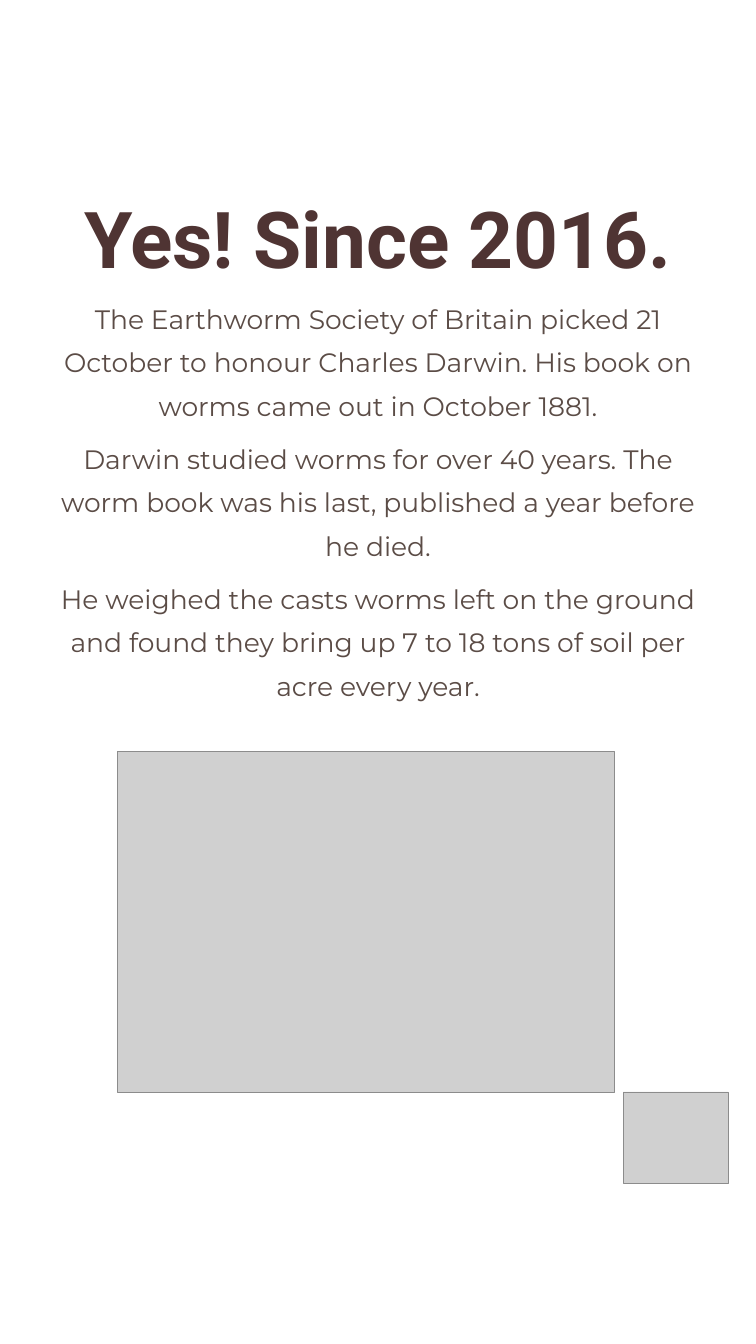
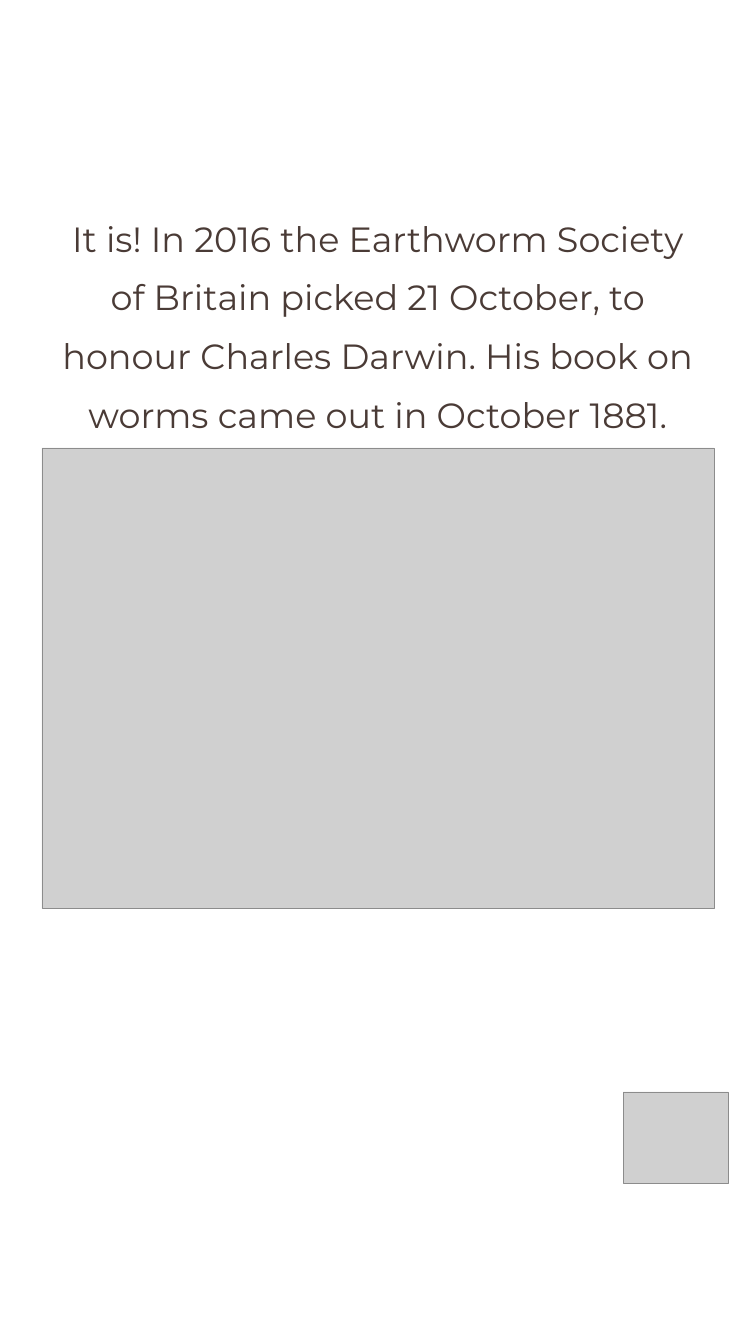
Before and after one commit to linneamoritznyc/final-SFWsite-Linnea, a slide deck: slide 2 of social/earthworm-day-2026-10-21/21-10-2026-wed-ig-story-earthworm.pptx. Drawn at 756x1344 pixels with LibreOffice and Linux fonts; fonts in the diff are those of the drawing; grey boxes stand for pictures. Boxes give left, top, right and bottom in pixels: in the first picture for what was removed or moved away, otherwise in the second. Text is boxed around its words. In the diff, an @@ line names an element or a change of style, - is before the commit and + after.

```diff
--- a/social/earthworm-day-2026-10-21/21-10-2026-wed-ig-story-earthworm.pptx
+++ b/social/earthworm-day-2026-10-21/21-10-2026-wed-ig-story-earthworm.pptx
@@ text "It is! In 2016 the ...": place and size @@
-text "It is! In 2016 the ..." at [64,309,692,416]
+text "It is! In 2016 the ..." at [62,226,693,428]
@@ text at [62,226,693,369]: text changed; size 28.5 to 37.5 pt; text colour #5B4C46 to #4A3B36 @@
-The Earthworm Society of Britain picked 21
-October to honour Charles Darwin. His book on
+It is! In 2016 the Earthworm Society
+of Britain picked 21 October, to
+honour Charles Darwin. His book on
@@ text removed at [84,210,671,269] @@
-Yes! Since 2016.
@@ text at [88,402,667,428]: size 28.5 to 37.5 pt, text colour #5B4C46 to #4A3B36 in "worms came out in October 1881."; line spacing 1.36 to 1.4 @@
@@ picture: place and size @@
-picture at [117,751,614,1092]
+picture at [42,448,714,909]
@@ text removed at [61,449,695,556] @@
-Darwin studied worms for over 40 years. The
-worm book was his last, published a year before
-he died.
@@ text removed at [61,589,695,702] @@
-He weighed the casts worms left on the ground
-and found they bring up 7 to 18 tons of soil per
-acre every year.
```
Also in this commit, not shown: 3 other slides changed, 5 slides added, 1 slide removed, 21 other files.
